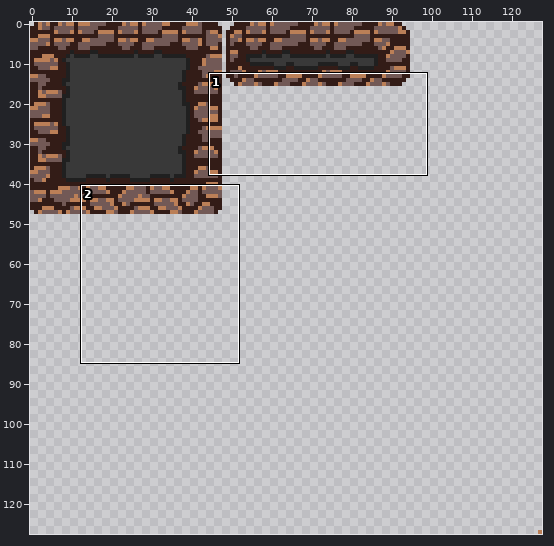
Edited in one commit: pixel-art file (MinotaurGame/Assets/Sprites/Tiles/Tiles2.aseprite). The first picture is a wide view before the edit; the outline marks the close-up.
Close-up. Before the edit:
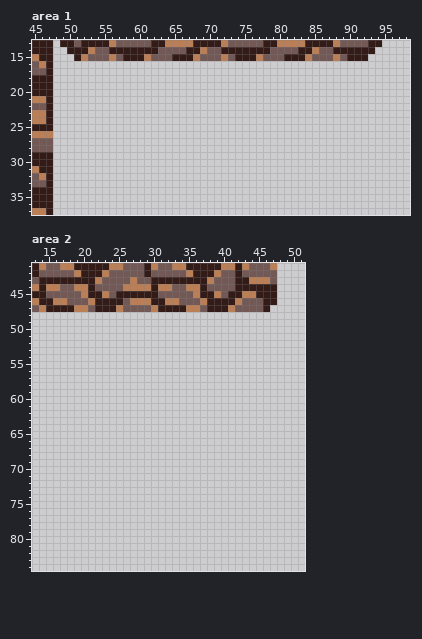
128x128 pixels, 1 frame. Shown: area 1: x 45..98, y 13..37; area 2: x 13..51, y 41..84.
After the commit:
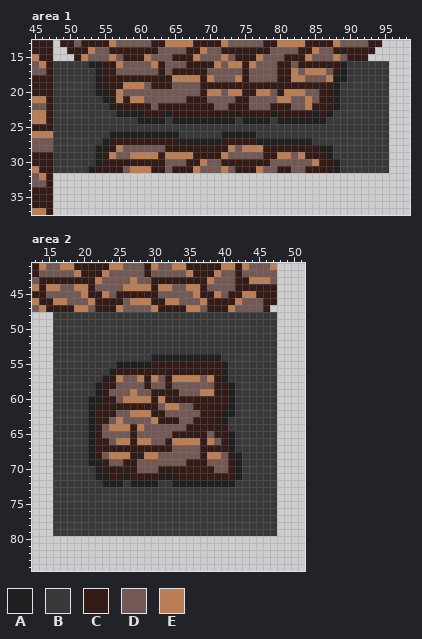
Palette (. is transparent): A #202020  B #393939  C #331c17  D #725956  E #bb7f57
Change:
--- area 1
@@ x 45..98 @@
 15 ECC...CEDDDEDCCCEDDDCCCEDDDEDCCCEDDDCCCEDDDEDCCC......
-16 DEC...................................................
-17 DDC...................................................
-18 CCC...................................................
-19 CCC...................................................
-20 CCC...................................................
-21 EEC...................................................
-22 DDC...................................................
-23 EEC...................................................
-24 EEC...................................................
-25 CCC...................................................
-26 EEE...................................................
-27 DDD...................................................
-28 DDD...................................................
-29 CCC...................................................
-30 CCC...................................................
-31 ECC...................................................
+16 DECBBBBBAACCEDDDDECDDDCCCCEDEECEDDDCCDCCCCCCABBBBBB...
+17 DDCBBBBBBACCDDDDDDCDCCCCCDDDDDCDDDDCCEDEEEDCABBBBBB...
+18 CCCBBBBBBACCCCCCCCCCEEEECEDDDECDDDDCCEEDDDEAABBBBBB...
+19 CCCBBBBBBACCCEEEDCCCDDDDCCCCCCCCCCCCCCCCCCCABBBBBBB...
+20 CCCBBBBBBAACEDDDDDDDDDDDCEEDEECCEEDCEEEDDCCABBBBBBB...
+21 EECBBBBBBBACECEEDDDDDDCCCDDDDCCDDDDEEDDEDCCABBBBBBB...
+22 DDCBBBBBBBBACCCCCDCCCCCCCCDDCCCDDDCCCDDECCCABBBBBBB...
+23 EECBBBBBBBBBAAAACCCACCCCCCCCCACCCCACCCCCACABBBBBBBB...
+24 EECBBBBBBBBBBBBAAAABAAAAAAAAABAAAABAAAAAAABBBBBBBBB...
+25 CCCBBBBBBBBBBBBBBBBBBBBBBBBBBBBBBBBBBBBBBBBBBBBBBBB...
+26 EEEBBBBBBBBAAAAAAAAAABBBBBBAAAAABBBBBBBBBBBBBBBBBBB...
+27 DDDBBBBBBBACCCCCCCCCCAAAAAACCCCCAAAAAAAABBBBBBBBBBB...
+28 DDDBBBBBBAACEDDDDDDCCCCCCCCCEDEEECCCCCCCCAABBBBBBBB...
+29 CCCBBBBBBACEDDEEEECEEEECCCCEDDDDDCCEEDECCCABBBBBBBB...
+30 CCCBBBBBBACCCCCCCCCDDDCCEDDCCCCCCCDDDDDDECCABBBBBBB...
+31 ECCBBBBBACCCCDEEECCDCCCEDDDEDCCCEDDCCDDCCCCABBBBBBB...
 32 DEC...................................................
--- area 2
@@ x 13..51 @@
 47 DECCCCEEDCCCEDDDDECCCCEEDCCCEDDDDC.....
-48 .......................................
-49 .......................................
-50 .......................................
-51 .......................................
-52 .......................................
-53 .......................................
-54 .......................................
-55 .......................................
-56 .......................................
-57 .......................................
-58 .......................................
-59 .......................................
-60 .......................................
-61 .......................................
-62 .......................................
-63 .......................................
-64 .......................................
-65 .......................................
-66 .......................................
-67 .......................................
-68 .......................................
-69 .......................................
-70 .......................................
-71 .......................................
-72 .......................................
-73 .......................................
-74 .......................................
-75 .......................................
-76 .......................................
-77 .......................................
-78 .......................................
-79 .......................................
+48 ...BBBBBBBBBBBBBBBBBBBBBBBBBBBBBBBB....
+49 ...BBBBBBBBBBBBBBBBBBBBBBBBBBBBBBBB....
+50 ...BBBBBBBBBBBBBBBBBBBBBBBBBBBBBBBB....
+51 ...BBBBBBBBBBBBBBBBBBBBBBBBBBBBBBBB....
+52 ...BBBBBBBBBBBBBBBBBBBBBBBBBBBBBBBB....
+53 ...BBBBBBBBBBBBBBBBBBBBBBBBBBBBBBBB....
+54 ...BBBBBBBBBBBBBBAAAAAAAAAABBBBBBBB....
+55 ...BBBBBBBBBAAAAACCCCCCCCCCABBBBBBB....
+56 ...BBBBBBBBACCCCCCCCCCCCCCCABBBBBBB....
+57 ...BBBBBBBACEDDECEDCEEEEDECABBBBBBB....
+58 ...BBBBBBACCDDDDCDDCDDDDDDCCABBBBBB....
+59 ...BBBBBBACDDDEDDCCCCDDDEECCABBBBBB....
+60 ...BBBBBAACCDEEEECECCCCCCCCCABBBBBB....
+61 ...BBBBBACCCCCCCCCDEEDDCCCCCABBBBBB....
+62 ...BBBBBACCCDDEEECCDDDDDCCCAABBBBBB....
+63 ...BBBBBACCDEDDDDECCCDDCCCCABBBBBBB....
+64 ...BBBBBACDEEECEDDDDDDCCCCCCBBBBBBB....
+65 ...BBBBBACDDDDCDDDDDCCCCCDCCABBBBBB....
+66 ...BBBBBACCDEECEEDDCEEEECEDCABBBBBB....
+67 ...BBBBBACCCCCCCCCCCDDDDCCCCABBBBBB....
+68 ...BBBBBACDEEECCEEDDDDDDCEEDCABBBBB....
+69 ...BBBBBAACDDCCDDDDDDDCCCDDDCABBBBB....
+70 ...BBBBBBACCCCCDDDCCCCCCCCDDCABBBBB....
+71 ...BBBBBBAACCACCCCAACCCCCCCCCABBBBB....
+72 ...BBBBBBBAAABAAAABBAAAAAAAAABBBBBB....
+73 ...BBBBBBBBBBBBBBBBBBBBBBBBBBBBBBBB....
+74 ...BBBBBBBBBBBBBBBBBBBBBBBBBBBBBBBB....
+75 ...BBBBBBBBBBBBBBBBBBBBBBBBBBBBBBBB....
+76 ...BBBBBBBBBBBBBBBBBBBBBBBBBBBBBBBB....
+77 ...BBBBBBBBBBBBBBBBBBBBBBBBBBBBBBBB....
+78 ...BBBBBBBBBBBBBBBBBBBBBBBBBBBBBBBB....
+79 ...BBBBBBBBBBBBBBBBBBBBBBBBBBBBBBBB....
 80 .......................................
